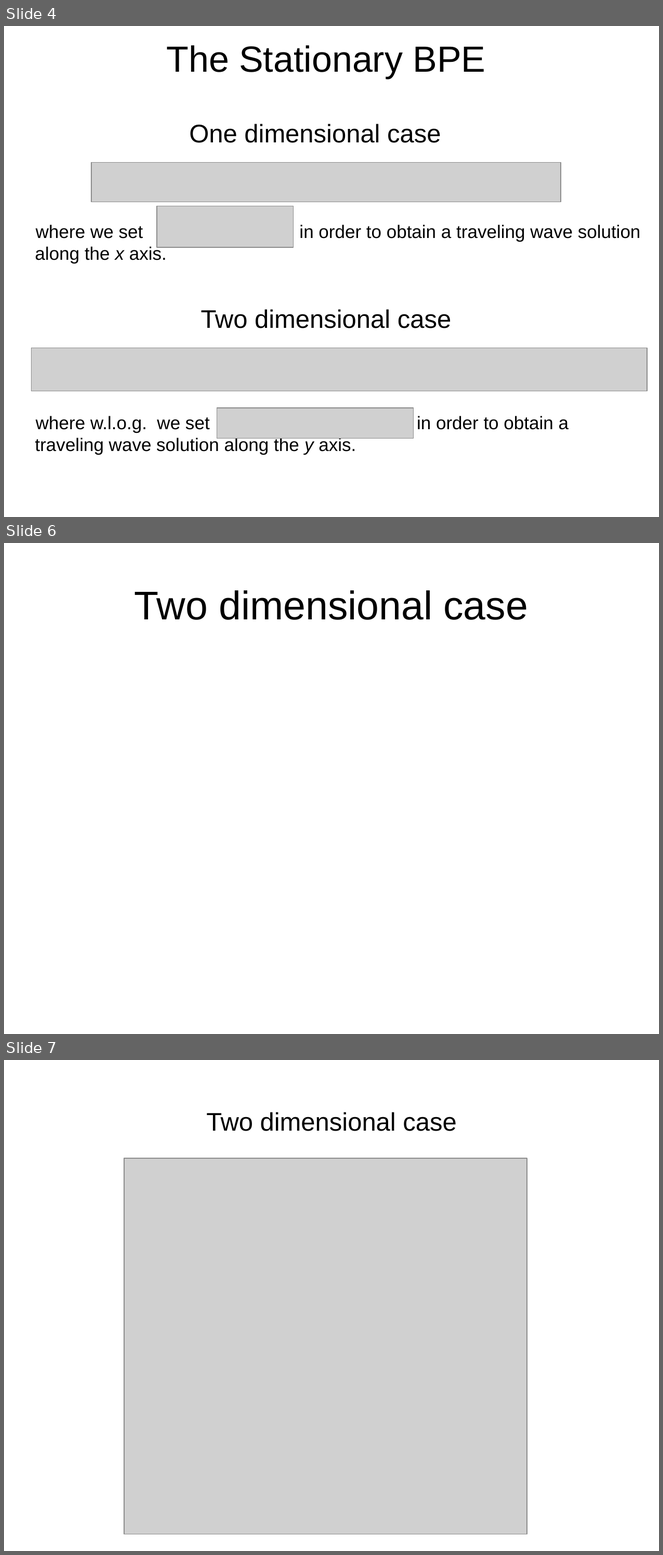
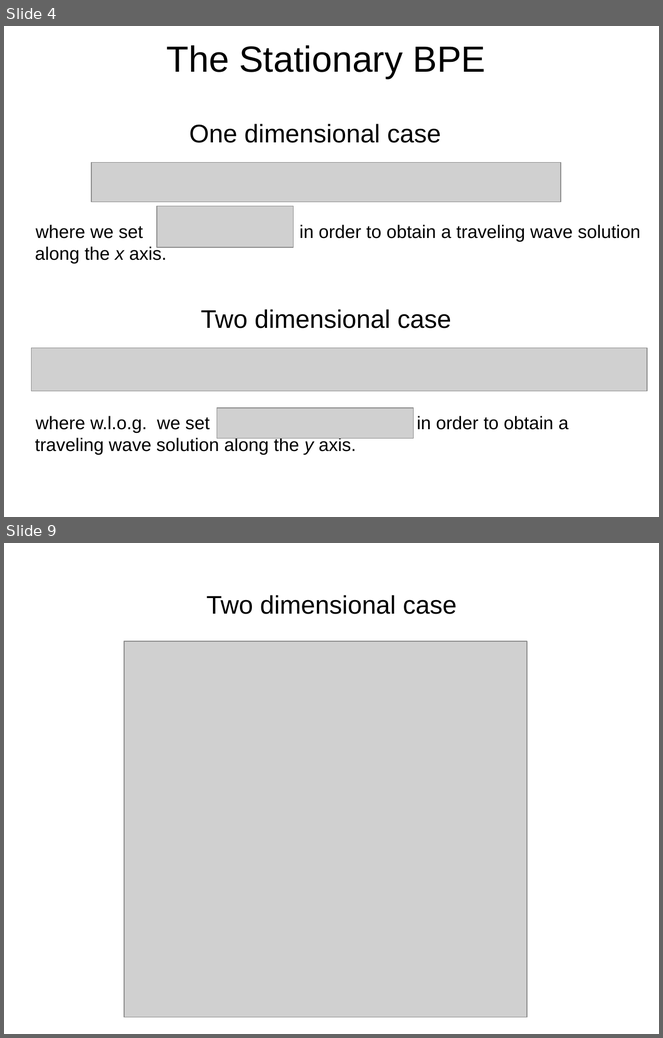
Before and after one commit to CloakMe/Boussinesq, a slide deck: Docu/Presentation Linz/Presentation.ppt. Shown one above the other, each under a label of ours: slides 4, 6 and 7 before the commit, slides 4 and 9 after it; the slides between them are not shown. The pictures are 663x1555 and 663x1038 pixels, drawn with LibreOffice and Linux fonts; fonts in the diff are those of the drawing; grey boxes stand for pictures. Boxes give left, top, right and bottom in pixels: in the first picture for what was removed or moved away, otherwise in the second. Text is boxed around its words. In the diff, an @@ line names an element or a change of style, - is before the commit and + after.

```diff
--- a/Docu/Presentation Linz/Presentation.ppt
+++ b/Docu/Presentation Linz/Presentation.ppt
@@ slide 6 removed at <box>4,543,659,1034</box>, background #FFFFFF @@
@@ title removed at <box>135,590,528,620</box> @@
-Two dimensional case
@@ what was slide 7 is now slide 9 @@
```
Also in this commit, not shown: 2 slides changed, 3 slides added.
